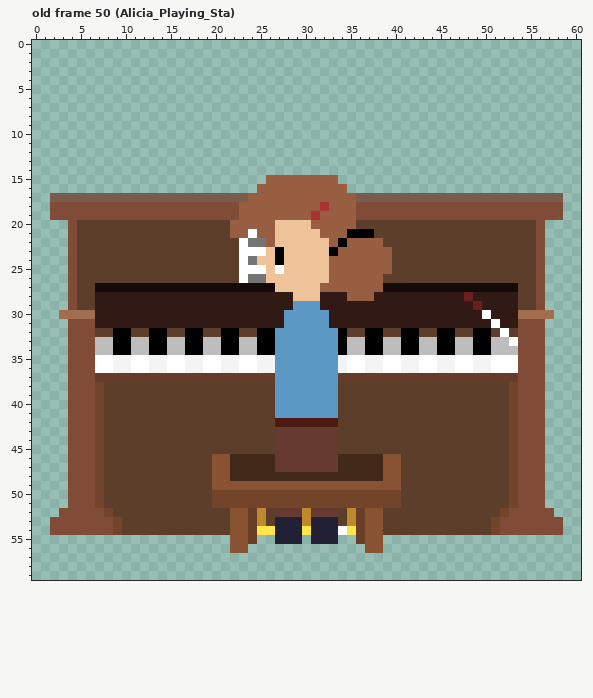
A pixel-art file gets an edit: assets/objects/scene-1/piano.aseprite. The picture above was drawn from the file before the commit.
61x60 pixels, 62 frames. Colours within 5 levels of each other are drawn and written as one. Shown: old frame 50 (Alicia_Playing_Sta). The commit also changed other frames, which this record leaves out.
The result:
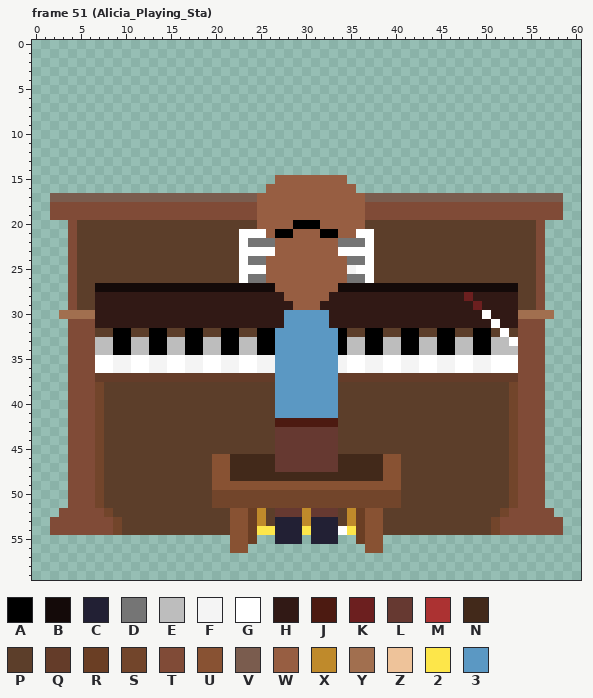
Palette (. is transparent): A #000000  B #140a09  C #222034  D #757575  E #bdbdbd  F #f4f4f4  G #ffffff  H #311915  J #4c1a11  K #6c1f1f  L #663931  M #ac3232  N #42291a  P #5c3e2a  Q #643c29  R #6a3e24  S #72452b  T #804b37  U #885233  V #7a5c4e  W #975e42  X #bf8a2b  Y #a16f4f  Z #eec39a  2 #fde64a  3 #5b98c3
The edit:
frames 62 -> 70
--- frame 51 (Alicia_Playing_Sta) against old frame 50 (Alicia_Playing_Sta), layer "Alicia"
@@ x 20..41 @@
 14 ......................
-15 ......WWWWWWWW........
-16 .....WWWWWWWWWW.......
-17 VVVVWWWWWWWWWWWWVVVVVV
-18 TTTWWWWWWWWWMWWWTTTTTT
-19 TTTWWWWWWWWMWWWWTTTTTT
-20 PPWWWWWZZZZWWWWWPPPPPP
-21 PPWWGWWZZZZZWWWAAAPPPP
-22 PPPGDDWZZZZZZWAWWWWPPP
-23 PPPGGGZAZZZZZAWWWWWWPP
-24 PPPGDZZAZZZZZWWWWWWWPP
-25 PPPGGGZGZZZZZWWWWWWWPP
-26 PPPGDDZZZZZZZWWWWWWPPP
-27 BBBBBBBZZZZZWWWWWWWBBB
-28 HHHHHHHHHZZZHHHWWWHHHH
-29 HHHHHHHHH333HHHHHHHHHH
+15 .......WWWWWWWW.......
+16 ......WWWWWWWWWW......
+17 VVVVVWWWWWWWWWWWWVVVVV
+18 TTTTTWWWWWWWWWWWWTTTTT
+19 TTTTTWWWWWWWWWWWWTTTTT
+20 PPPPPWWWWAAAWWWWWPPPPP
+21 PPPGGGWAAWWWAAWWGGPPPP
+22 PPPGDDDWWWWWWWDDDGPPPP
+23 PPPGGGGWWWWWWWGGGGPPPP
+24 PPPGDDWWWWWWWWWDDGPPPP
+25 PPPGGGWWWWWWWWWFGGPPPP
+26 PPPGDDWWWWWWWWWDDGPPPP
+27 BBBBBBBWWWWWWWBBBBBBBB
+28 HHHHHHHHWWWWWHHHHHHHHH
+29 HHHHHHHHHWWWHHHHHHHHHH
 30 HHHHHHHH33333HHHHHHHHH
Changed places in both pictures, as pixel boxes (x1, y1, x2, y2):
changed: (230, 175, 392, 310)
